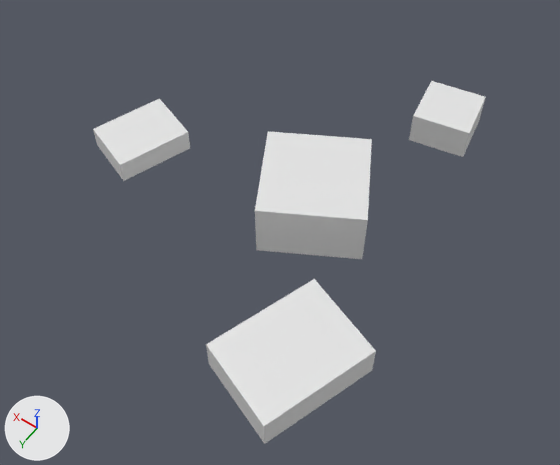
An edit to the Blender file mods/world/st_nodes/models/pebbles.blend, drawn before and after from the same camera.
One viewpoint serves both versions: a 50 mm camera at (-0.419, 0.436, 0.174) aimed at (-0.103, -0.007, -0.521). The axes (+X, +Y, +Z) are drawn at lower left. The lights are the same throughout.
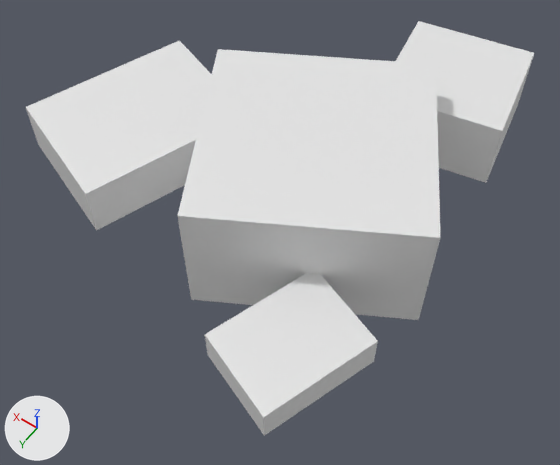
Diff of the bpy script that builds the scene:
```diff
--- a/mods/world/st_nodes/models/pebbles.blend.py
+++ b/mods/world/st_nodes/models/pebbles.blend.py
@@ me_cube_002 @@
 me_cube_002.from_pydata(...)  # 32 vertices, 24 faces; spans x -0.28..0.152, y -0.299..0.209, z -0.519..-0.442
 # used by ob_cube_002; location = (0.0, 0.0, 0.0)
+# me_cube_002 part 1: the loose piece of 8 vertices spanning x -0.218..-0.137, y -0.299..-0.218, z -0.519..-0.478 is scaled about its middle by 2.08, then moved by (0.0, 0.0, 0.031)
+# me_cube_002 part 2: the loose piece of 8 vertices spanning x 0.056..0.152, y -0.066..0.046, z -0.508..-0.481 is scaled about its middle by 2.28, then moved by (0.0, 0.0, 0.015)
+# me_cube_002 part 3: the loose piece of 8 vertices spanning x -0.202..-0.044, y -0.122..0.036, z -0.51..-0.442 is scaled about its middle by 2.08, then moved by (0.0, 0.0, 0.023)
+# me_cube_002 part 4: the loose piece of 8 vertices spanning x -0.28..-0.145, y 0.051..0.209, z -0.514..-0.475 is moved by (0.0, 0.0, 0.019)
 me_cube_002.materials.append(mat_material)
```

Where the change shows, as pixel boxes (x1, y1, x2, y2) in the pictures (560 x 465 px; the box of a moved part takes in the faces that stretch with it):
'Cube.002', reshaped (29% wider, 14% taller): before (93, 81, 486, 444); after (26, 21, 534, 436)
part 1 of me_cube_002, moved or reshaped: before (409, 81, 486, 157); after (396, 21, 534, 183)
part 2 of me_cube_002, moved or reshaped: before (93, 98, 190, 181); after (26, 40, 212, 230)
part 3 of me_cube_002, moved or reshaped: before (255, 131, 372, 259); after (178, 49, 441, 320)
part 4 of me_cube_002, moved or reshaped: before (206, 279, 376, 444); after (205, 273, 378, 436)
